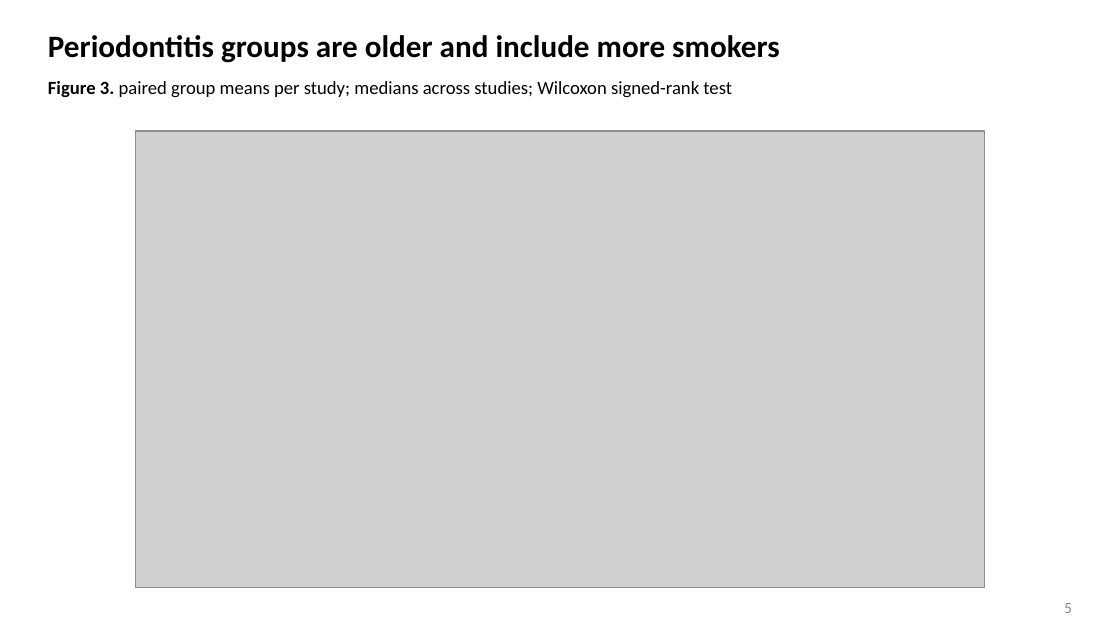
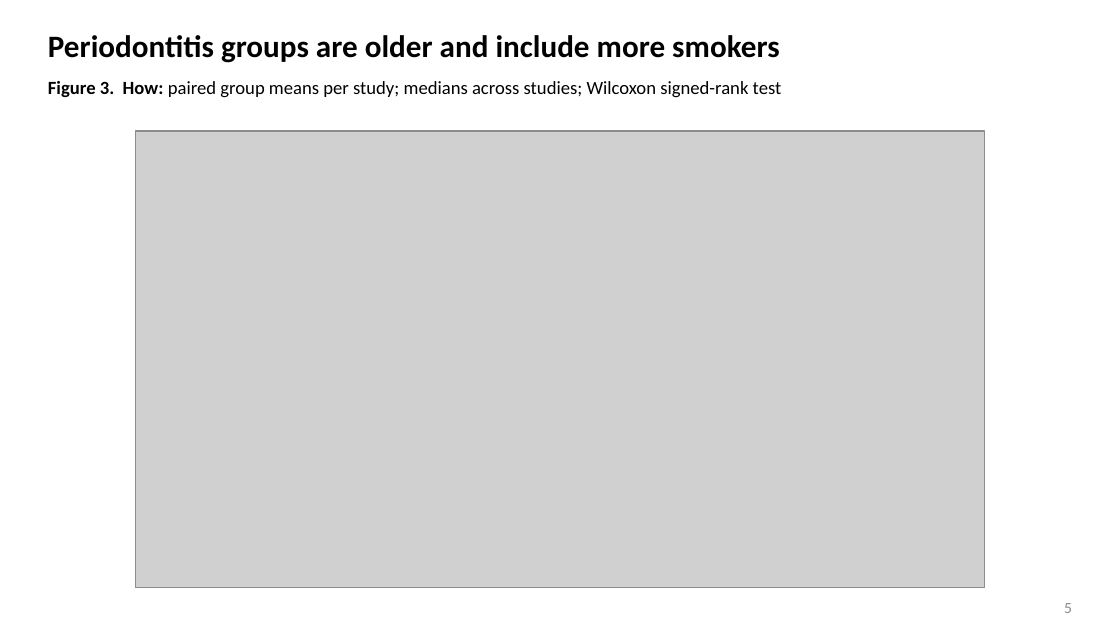
Before and after one commit to ccb-hms/perio-bugs, a slide deck: slide 5 of reports/metadata_options/periosigdb_figures.pptx. Drawn at 1120x630 pixels with LibreOffice and Linux fonts; fonts in the diff are those of the drawing; grey boxes stand for pictures. Boxes give left, top, right and bottom in pixels: in the first picture for what was removed or moved away, otherwise in the second. Text is boxed around its words. In the diff, an @@ line names an element or a change of style, - is before the commit and + after.

```diff
--- a/reports/metadata_options/periosigdb_figures.pptx
+++ b/reports/metadata_options/periosigdb_figures.pptx
@@ text at <box>48,81,782,98</box>: text changed @@
-Figure 3. paired group means per study; medians across studies; Wilcoxon signed-rank test
+Figure 3. How: paired group means per study; medians across studies; Wilcoxon signed-rank test
```
Also in this commit, not shown: 12 other slides changed, 16 other files.
